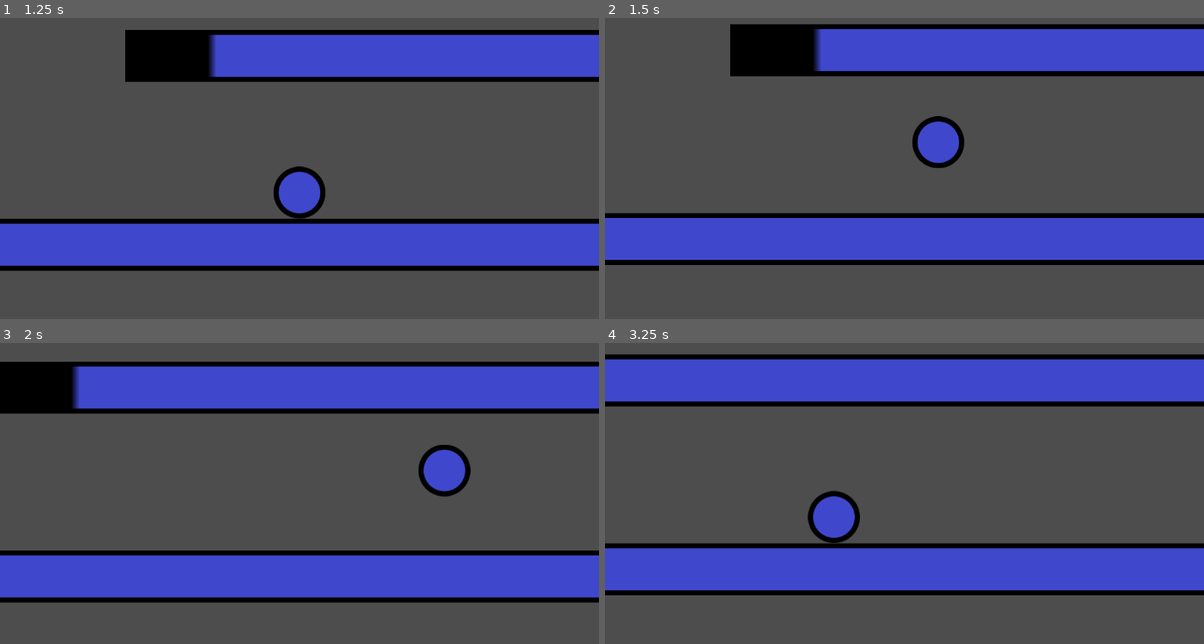
Above: before the commit, frames 1-4 (two rows, left to right).
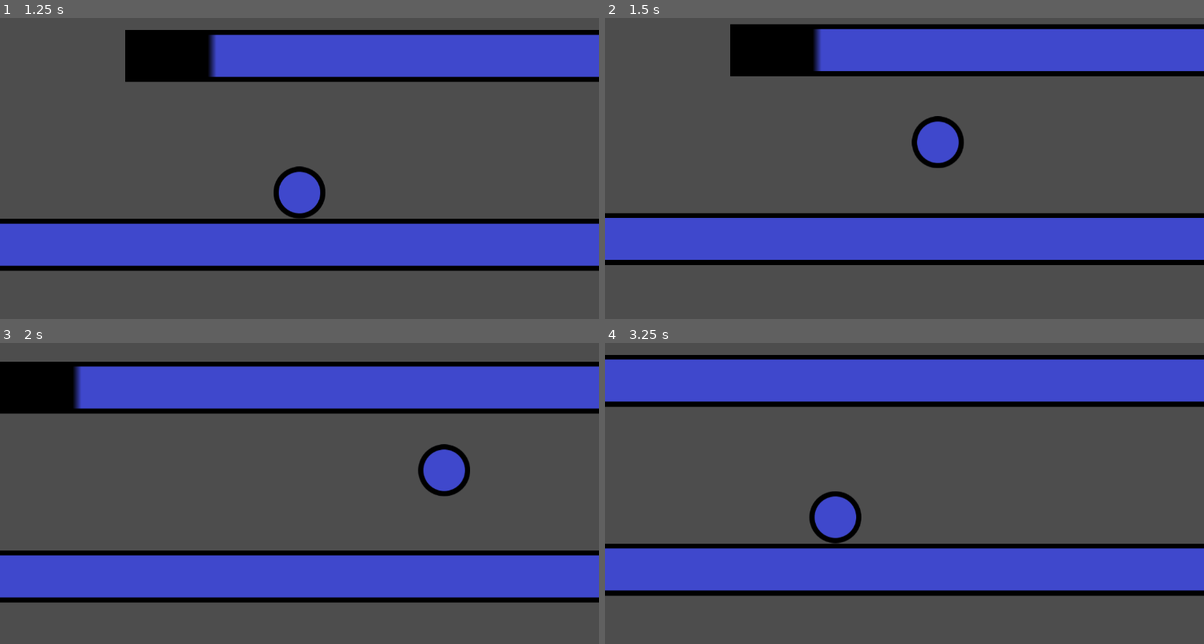
Above: after the commit, the same moments.

Repository: MetalBoy0/Bulgeon
Game: Godot game, scene res://Main Menu/MainMenu.tscn
Two runs of this game, one before a commit and one after it. Both use one fixed random seed, a clock stepped at 60 frames per second and the inputs below.
Inputs:
- Up to frame 1 (1.25 s): click "Start" at 0.5 s
- Up to frame 2 (1.5 s): hold D (move_right) from 1.28 s (still down); tap W (jump) at 1.35 s
- Up to frame 3 (2 s): keep holding D (move_right); tap W (jump) at 1.52, 1.82 s
- Up to frame 4 (3.25 s): tap W (jump) at 2.1, 2.27, 2.57, 2.85 s; release D (move_right) at 2.78 s; hold A (move_left) from 2.78 s (still down)

Frame 1 is identical in both runs. In frame 2, less than 0.1% of the frame differs, in the area x 51-60%, y 34-49%; in frame 3, 0.3%; in frame 4, 1.2%, in the area x 0-100%, y 3-85%.

Commit message:
A simple drag implemeted
This is because we don't have a system to slow the player down if an external force hits them

Diff:
--- a/Main.tscn
+++ b/Main.tscn
@@ -17,7 +17,10 @@
 [node name="CharacterBody2D" type="CharacterBody2D" parent="."]
 script = ExtResource("1_ul7q4")
 maxSpeed = 1000.0
+acceleration = 50.0
+gravity = 1000.0
 jumpForce = 700.0
+drag = 0.2
 
 [node name="Sprite2D" type="Sprite2D" parent="CharacterBody2D"]
 texture = ExtResource("2_nam2j")
--- a/Player Stuff/PlayerContoller.gd
+++ b/Player Stuff/PlayerContoller.gd
@@ -1,18 +1,24 @@
 extends CharacterBody2D
 
-@export var maxSpeed: float = 500
-@export var acceleration: float = 50;
-@export var gravity: float = 1000
-@export var jumpForce: float = 500
+# Adjust these in the characterbody inpector
+@export var maxSpeed: float
+@export var acceleration: float
+@export var gravity: float
+@export var jumpForce: float
+@export var drag: float # Note: Currently drag only affects horizontal movement
 
 # Called when the node enters the scene tree for the first time.
 
 func _physics_process(delta):
+	# Apply drag
+	velocity.x /= (1+drag*delta)
+
 	# Process inputs
 	if Input.is_action_pressed("move_left"):
 		velocity.x = max(velocity.x - acceleration, -maxSpeed)
 	elif Input.is_action_just_released("move_left"):
 		velocity.x = 0
+
 	if Input.is_action_pressed("move_right"):
 		velocity.x = min(velocity.x + acceleration, maxSpeed)
 	elif Input.is_action_just_released("move_right"):
@@ -20,6 +26,7 @@
 
 	if Input.is_action_just_pressed("jump") and is_on_floor():
 		velocity.y -= jumpForce
+
 	# Gravity
 	if !is_on_floor():
 		velocity.y += gravity * delta
